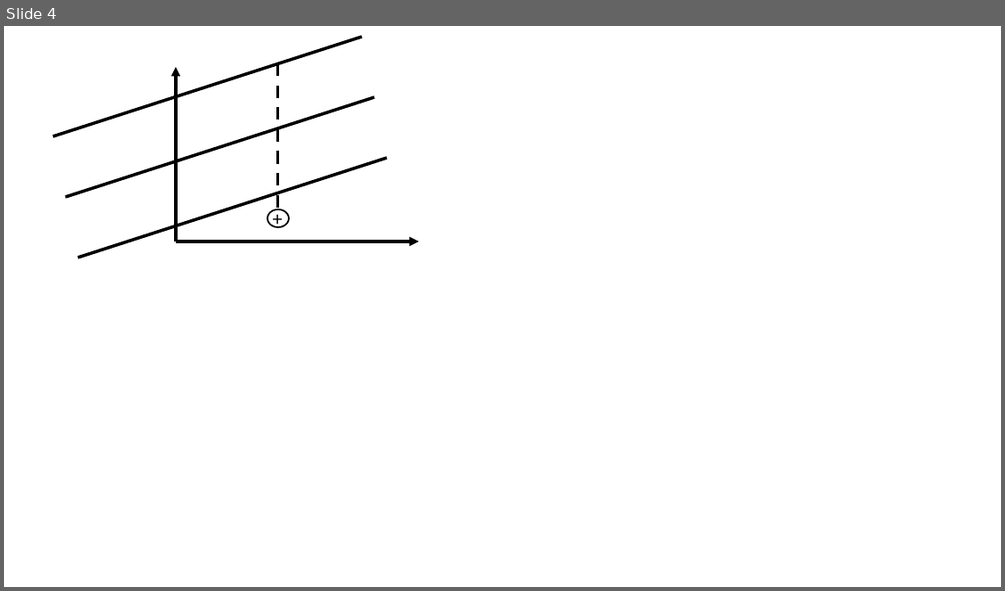
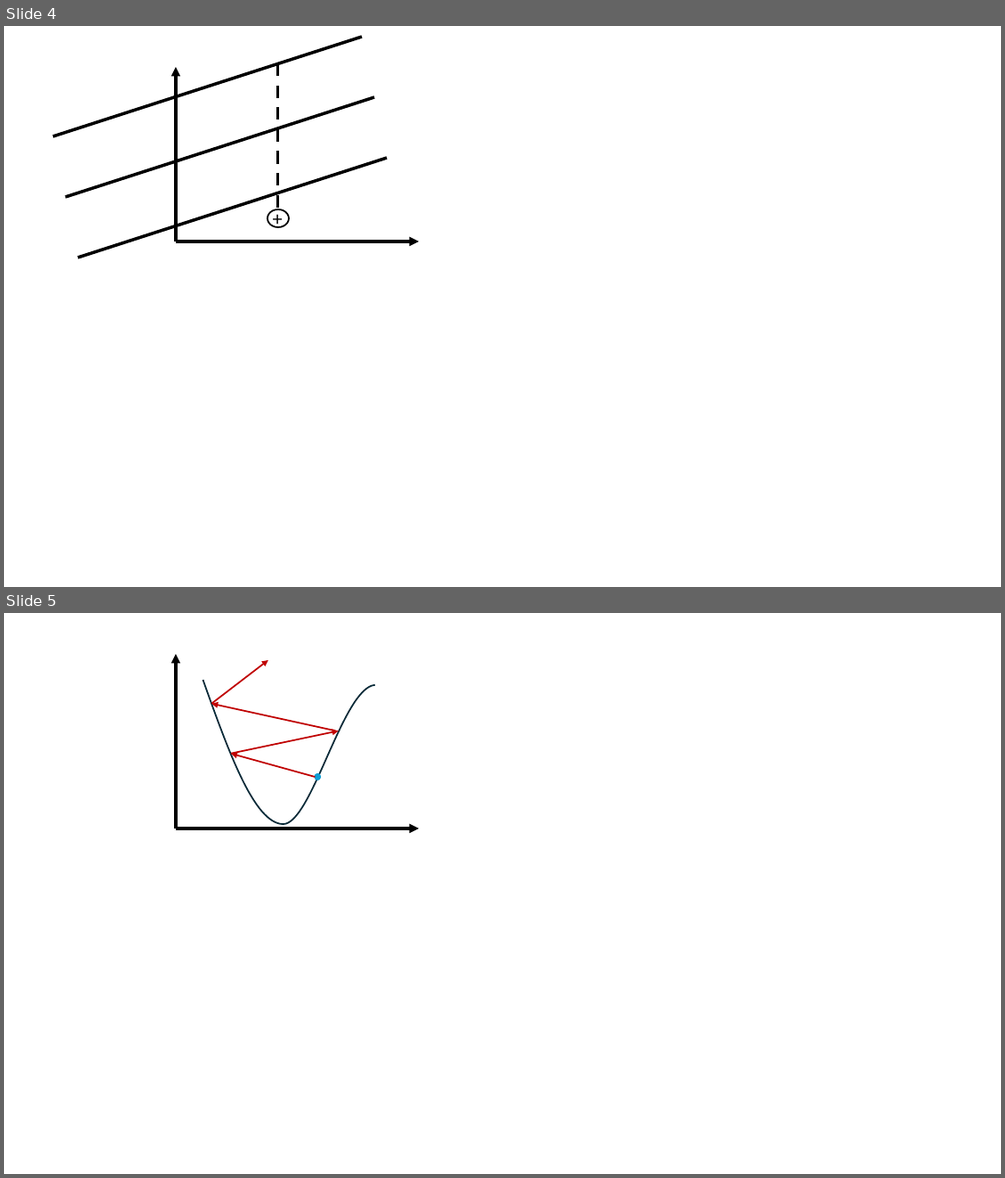
Before and after one commit to OrF8/IML-Course-Summary, a slide deck: Viz.pptx. Shown one above the other, each under a label of ours: slide 4 before the commit, slides 4 and 5 after it. The pictures are 1005x591 and 1005x1178 pixels, drawn with LibreOffice and Linux fonts; fonts in the diff are those of the drawing. Boxes give left, top, right and bottom in pixels: in the first picture for what was removed or moved away, otherwise in the second. Text is boxed around its words. In the diff, an @@ line names an element or a change of style, - is before the commit and + after.

```diff
--- a/Viz.pptx
+++ b/Viz.pptx
@@ slide 5 added at [4, 613, 1001, 1174], background #FFFFFF @@
@@ arrow added from (176, 828) to (176, 654), #000000 3 pt @@
@@ arrow added from (212, 704) to (268, 660), #C00000 1.5 pt @@
@@ freeform shape added at [202, 680, 375, 824], outline #092A39 1.5 pt @@
@@ arrow added from (335, 730) to (212, 704), #C00000 1.5 pt @@
@@ arrow added from (231, 754) to (339, 731), #C00000 1.5 pt @@
@@ arrow added from (316, 777) to (231, 754), #C00000 1.5 pt @@
@@ ellipse added at [316, 774, 320, 779], fill #0F9ED5, outline #0F9ED5 1.5 pt @@
@@ arrow added from (176, 828) to (419, 828), #000000 3 pt @@
```
Also in this commit, not shown: 2 other files.
